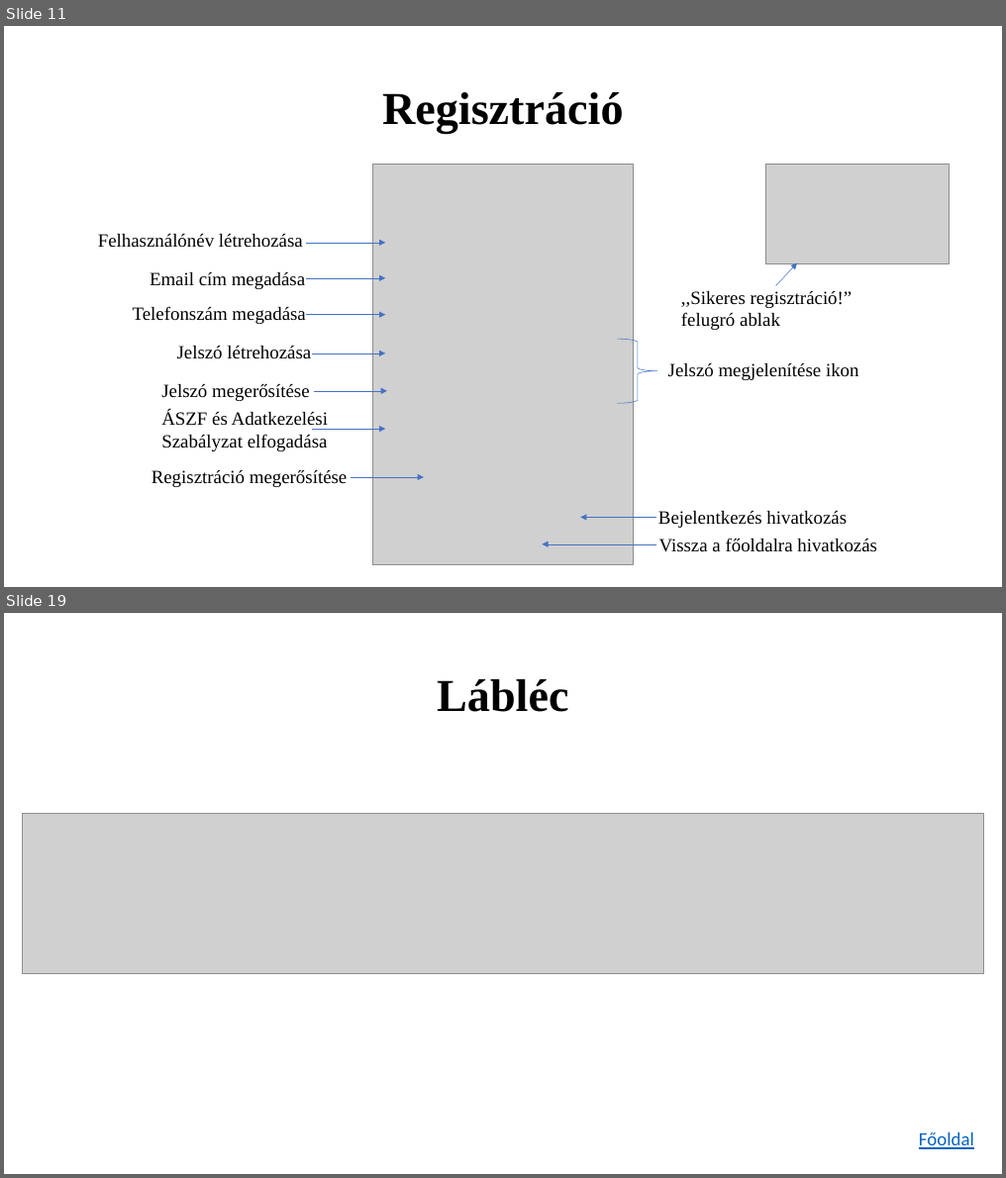
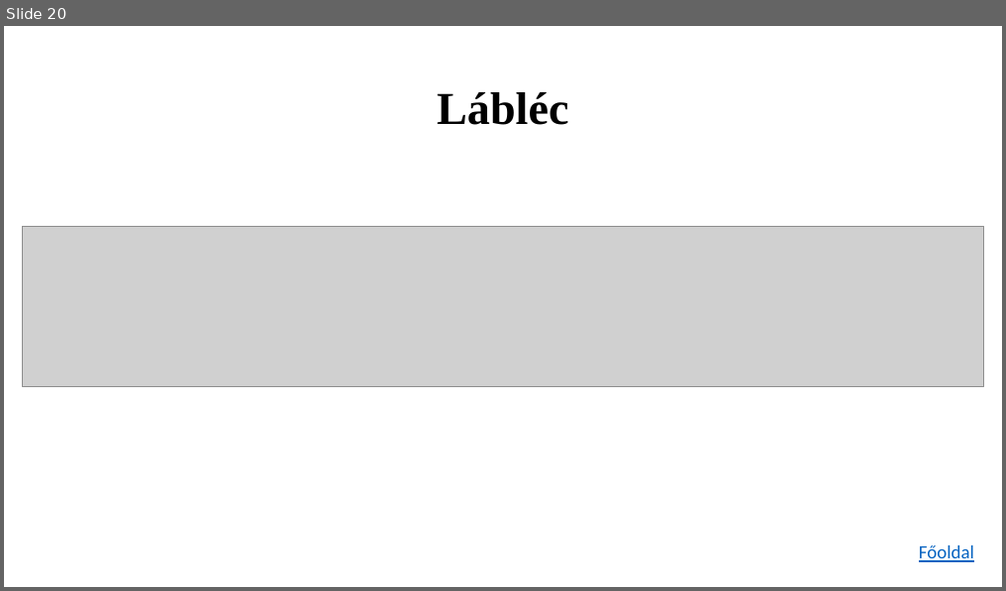
Before and after one commit to K0RN3L07/ParKing, a slide deck: Dokumentumok/ParKing-prezentacio.pptx. Shown one above the other, each under a label of ours: slides 11 and 19 before the commit, slide 20 after it; the slides between them are not shown. The pictures are 1006x1178 and 1006x591 pixels, drawn with LibreOffice and Linux fonts; fonts in the diff are those of the drawing; grey boxes stand for pictures. Boxes give left, top, right and bottom in pixels: in the first picture for what was removed or moved away, otherwise in the second. Text is boxed around its words. In the diff, an @@ line names an element or a change of style, - is before the commit and + after.

```diff
--- a/Dokumentumok/ParKing-prezentacio.pptx
+++ b/Dokumentumok/ParKing-prezentacio.pptx
@@ slide 11 removed at box(4, 26, 1002, 587), background #FFFFFF @@
@@ title removed at box(382, 92, 624, 134) @@
-Regisztráció
@@ picture removed at box(373, 165, 633, 566) @@
@@ picture removed at box(766, 165, 949, 264) @@
@@ text removed at box(98, 234, 303, 248) @@
-Felhasználónév létrehozása
@@ arrow removed from (307, 243) to (386, 243) @@
@@ text removed at box(150, 273, 305, 289) @@
-Email cím megadása
@@ arrow removed from (307, 278) to (386, 278) @@
@@ text removed at box(681, 291, 852, 330) @@
-,,Sikeres regisztráció!” felugró ablak
@@ arrow removed from (776, 285) to (798, 264) @@
@@ text removed at box(133, 306, 305, 324) @@
-Telefonszám megadása
@@ arrow removed from (307, 315) to (386, 315) @@
@@ text removed at box(177, 346, 311, 360) @@
-Jelszó létrehozása
@@ right brace removed at box(617, 339, 657, 403) @@
@@ arrow removed from (313, 354) to (386, 354) @@
@@ text removed at box(668, 364, 859, 380) @@
-Jelszó megjelenítése ikon
@@ text removed at box(161, 384, 310, 401) @@
-Jelszó megerősítése
@@ text removed at box(161, 411, 328, 452) @@
-ÁSZF és Adatkezelési Szabályzat elfogadása
@@ arrow removed from (314, 391) to (387, 391) @@
@@ arrow removed from (313, 429) to (386, 429) @@
@@ text removed at box(152, 471, 348, 487) @@
-Regisztráció megerősítése
@@ arrow removed from (350, 477) to (424, 477) @@
@@ arrow removed from (656, 518) to (580, 518) @@
@@ text removed at box(658, 511, 846, 528) @@
-Bejelentkezés hivatkozás
@@ arrow removed from (656, 545) to (543, 545) @@
@@ text removed at box(659, 538, 877, 553) @@
-Vissza a főoldalra hivatkozás
@@ what was slide 19 is now slide 20 @@
```
Also in this commit, not shown: 5 slides changed, 6 slides added, 4 other slides removed.
